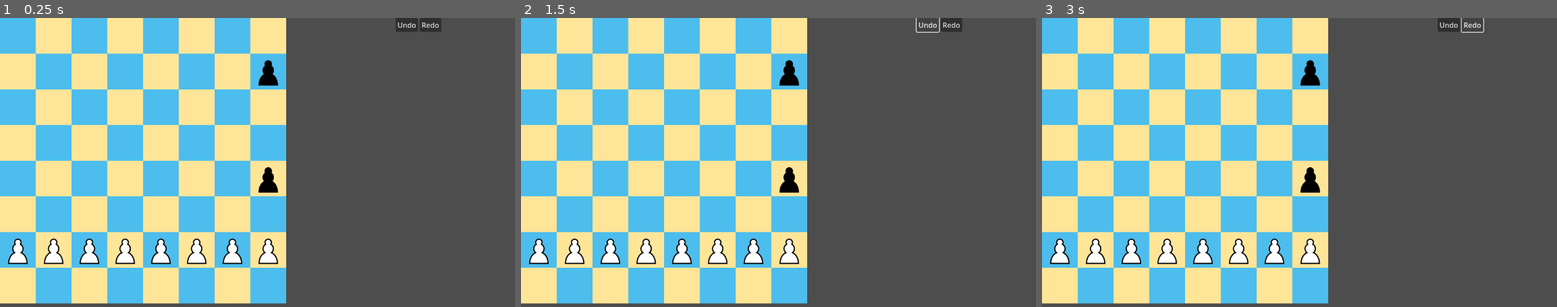
Above: before the commit, frames 1-3 (left to right).
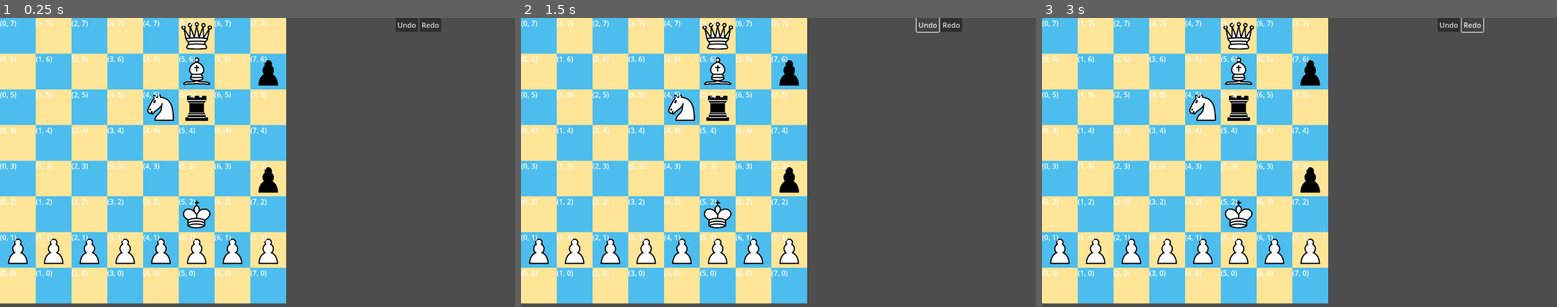
Above: after the commit, the same moments.

Repository: Hekkow/Chess
Game: Godot game, scene res://board.tscn
The game is run twice, just before and just after one commit, with the same random seed, the same clock (stepped at 60 frames per second) and the same inputs.
Inputs:
- Up to frame 1 (0.25 s): no input
- Up to frame 2 (1.5 s): click "Redo" at 0.5 s; click "Undo" at 1.25 s
- Up to frame 3 (3 s): click "Undo" at 2 s; click "Redo" at 2.75 s

The runs differ from the first frame. In frame 1, 3.4% of the frame differs, in the area x 0-52%, y 0-90%; in frame 2, 3.4%; in frame 3, 3.4%.

Commit message:
fixed up a bit more but i learned all i could from this about the command pattern so im moving on

Diff:
--- /dev/null
+++ b/Bishop.gd
@@ -0,0 +1,29 @@
+extends Node
+class_name Bishop
+
+var color
+var image
+
+func get_moves(board, pos):
+	var moves = []
+	var directions = [Vector2i(1, 1), Vector2i(1, -1), Vector2i(-1, -1), Vector2i(-1, 1)]
+
+	for i in range(len(directions)):
+		var current_move = pos
+		while true:
+			current_move = current_move + directions[i]
+			if current_move not in board:
+				break
+			var current_move_color = board[current_move].get_piece_color()
+			if current_move_color == color:
+				break
+			else:
+				moves.append(current_move)
+				if current_move_color != 'n':
+					break
+	return moves
+
+
+func _init(_color):
+	self.color = _color
+	image = load("res://pieces/bishop-" + color + ".svg")
--- a/Board.gd
+++ b/Board.gd
@@ -21,6 +21,11 @@
 	Vector2i(7, 1): [Pawn, "w"],
 	Vector2i(7, 6): [Pawn, "b"],
 	Vector2i(7, 3): [Pawn, "b"],
+	Vector2i(5, 5): [Rook, "b"],
+	Vector2i(5, 6): [Bishop, "w"],
+	Vector2i(5, 7): [Queen, 'w'],
+	Vector2i(4, 5): [Knight, 'w'],
+	Vector2i(5, 2): [King, 'w'],
 }
 
 var board = {}
@@ -45,7 +50,7 @@
 
 func on_piece_clicked(square: Square):
 	if viewing_moves:
-		if square in possible_moves:
+		if square in possible_moves and currently_selected != square:
 			var move = Move.new(currently_selected, square)
 			reset()
 			previous_moves.append(move)
@@ -55,12 +60,12 @@
 		elif not square.piece or currently_selected == square:
 			unhighlight_squares()
 			viewing_moves = false
-		elif square.getPieceColor() == currently_selected.getPieceColor():
+		elif square.get_piece_color() == currently_selected.get_piece_color():
 			unhighlight_squares()
 			highlight_squares(square)
 			currently_selected = square
 	else:
-		if square.piece and square.getPieceColor() == turn:
+		if square.piece and square.get_piece_color() == turn:
 			highlight_squares(square)
 			viewing_moves = true
 			currently_selected = square
@@ -69,7 +74,7 @@
 	turn = ['w', 'b'].filter(func (t): return t != turn)[0]
 
 func highlight_squares(square):
-	currently_highlighted = square.getMoves(board).map(func (s): return board[s])
+	currently_highlighted = square.get_moves(board).map(func (s): return board[s])
 	possible_moves = currently_highlighted
 	currently_highlighted.append(square)
 	for s in currently_highlighted:
--- /dev/null
+++ b/King.gd
@@ -0,0 +1,30 @@
+extends Node
+class_name King
+
+var color
+var image
+
+func get_moves(board, pos):
+	var moves = []
+	var attack_moves = []
+	for key in board:
+		var current_square = board[key]
+		if current_square.get_piece_color() not in [color, 'n']:
+			if current_square.piece and current_square.piece is Pawn:
+				attack_moves.append_array(current_square.piece.get_attack_moves(board, current_square.pos))
+				print("HERE?")
+			else:
+				attack_moves.append_array(current_square.get_moves(board))
+	for i in range(-1, 2):
+		for j in range(-1, 2):
+			var current_move = pos + Vector2i(i, j)
+			if current_move not in board or current_move == pos or board[current_move].get_piece_color() == color:
+				continue
+			if current_move not in attack_moves:
+				moves.append(Vector2i(i, j) + pos)
+	return moves
+
+
+func _init(_color):
+	self.color = _color
+	image = load("res://pieces/king-" + color + ".svg")
--- /dev/null
+++ b/Knight.gd
@@ -0,0 +1,18 @@
+extends Node
+class_name Knight
+
+var color
+var image
+
+func get_moves(board, pos):
+	var moves = []
+	for move in [Vector2i(2, 1), Vector2i(1, 2), Vector2i(-1, 2), Vector2i(-2, 1), Vector2i(2, -1), Vector2i(1, -2), Vector2i(-1, -2), Vector2i(-2, -1)]:
+		var current_move = pos + move
+		if current_move in board and board[current_move].get_piece_color() != color:
+			moves.append(current_move)
+	return moves
+
+
+func _init(_color):
+	self.color = _color
+	image = load("res://pieces/knight-" + color + ".svg")
--- a/Move.gd
+++ b/Move.gd
@@ -7,17 +7,24 @@
 var original_to_piece
 var set_pawn_moved_once = false
 
+var furthest_square = 7.0
+
 func _init(_from_square: Square, _to_square: Square) -> void:
 	self.from_square = _from_square
 	self.to_square = _to_square
 func activate() -> void:
 	original_from_piece = from_square.piece
 	original_to_piece = to_square.piece
-	if original_from_piece is Pawn and not original_from_piece.movedOnce:
-		original_from_piece.movedOnce = true
-		set_pawn_moved_once = true
+	from_square.setPiece(null)
+	if original_from_piece is Pawn:
+		if not original_from_piece.movedOnce:
+			original_from_piece.movedOnce = true
+			set_pawn_moved_once = true
+		elif to_square.pos.y == furthest_square-((furthest_square/2)+((furthest_square/2)*(from_square.pos.y-to_square.pos.y))):
+			to_square.setPiece(Queen, original_from_piece.color)
+			return
 	to_square.setPiece(original_from_piece)
-	from_square.setPiece(null)
+
 func undo() -> void:
 	from_square.setPiece(original_from_piece)
 	to_square.setPiece(original_to_piece)
--- a/Pawn.gd
+++ b/Pawn.gd
@@ -5,16 +5,10 @@
 var image
 var movedOnce = false
 
-func getMoves(board, pos):
+func get_moves(board, pos):
 	var moves = []
 	var c = 1 if color == 'w' else -1
-	for move in [Vector2i(1, 1 * c), Vector2i(-1, 1 * c)]:
-		var currentMove = pos + move
-		if currentMove not in board:
-			continue
-		var currentMoveColor = board[currentMove].getPieceColor()
-		if currentMoveColor not in ['n', color]:
-			moves.append(currentMove)
+	moves = get_attack_moves(board, pos)
 	var forwardMoves = [Vector2i(0, 1 * c)]
 	if not movedOnce:
 		forwardMoves.append(Vector2i(0, 2 * c))
@@ -22,13 +16,22 @@
 		var currentMove = pos + move
 		if currentMove not in board:
 			return moves
-		var currentMoveColor = board[currentMove].getPieceColor()
+		var currentMoveColor = board[currentMove].get_piece_color()
 		if currentMoveColor == 'n':
 			moves.append(currentMove)
 		else:
 			return moves
 	return moves
 
+func get_attack_moves(board, pos):
+	var moves = []
+	var c = 1 if color == 'w' else -1
+	for move in [Vector2i(1, 1 * c), Vector2i(-1, 1 * c)]:
+		var currentMove = pos + move
+		if currentMove not in board:
+			continue
+		moves.append(currentMove)
+	return moves
 
 func _init(_color):
 	self.color = _color
--- /dev/null
+++ b/Queen.gd
@@ -0,0 +1,29 @@
+extends Node
+class_name Queen
+
+var color
+var image
+
+func get_moves(board, pos):
+	var moves = []
+	var directions = [Vector2i(1, 1), Vector2i(1, -1), Vector2i(-1, -1), Vector2i(-1, 1), Vector2i(0, 1), Vector2i(0, -1), Vector2i(1, 0), Vector2i(-1, 0)]
+
+	for i in range(len(directions)):
+		var current_move = pos
+		while true:
+			current_move = current_move + directions[i]
+			if current_move not in board:
+				break
+			var current_move_color = board[current_move].get_piece_color()
+			if current_move_color == color:
+				break
+			else:
+				moves.append(current_move)
+				if current_move_color != 'n':
+					break
+	return moves
+
+
+func _init(_color):
+	self.color = _color
+	image = load("res://pieces/queen-" + color + ".svg")
--- /dev/null
+++ b/Rook.gd
@@ -0,0 +1,29 @@
+extends Node
+class_name Rook
+
+var color
+var image
+
+func get_moves(board, pos):
+	var moves = []
+	var directions = [Vector2i(0, 1), Vector2i(0, -1), Vector2i(1, 0), Vector2i(-1, 0)]
+
+	for i in range(len(directions)):
+		var current_move = pos
+		while true:
+			current_move = current_move + directions[i]
+			if current_move not in board:
+				break
+			var current_move_color = board[current_move].get_piece_color()
+			if current_move_color == color:
+				break
+			else:
+				moves.append(current_move)
+				if current_move_color != 'n':
+					break
+	return moves
+
+
+func _init(_color):
+	self.color = _color
+	image = load("res://pieces/rook-" + color + ".svg")
--- a/Square.gd
+++ b/Square.gd
@@ -16,6 +16,9 @@
 	else:
 		background.color = Color(0.99607843160629, 0.89803922176361, 0.59607845544815)
 	background.gui_input.connect(on_click)
+	var label = Label.new()
+	add_child(label)
+	label.text = str(pos)
 
 func on_click(event: InputEvent):
 	if event.is_action_pressed("click"):
@@ -34,12 +37,12 @@
 	else:
 		piece = _piece
 	sprite.texture = piece.image
-func getMoves(board):
+func get_moves(board):
 	if not piece:
 		return []
-	return piece.getMoves(board, pos)
+	return piece.get_moves(board, pos)
 
-func getPieceColor():
+func get_piece_color():
 	if piece:
 		return piece.color
 	else:
